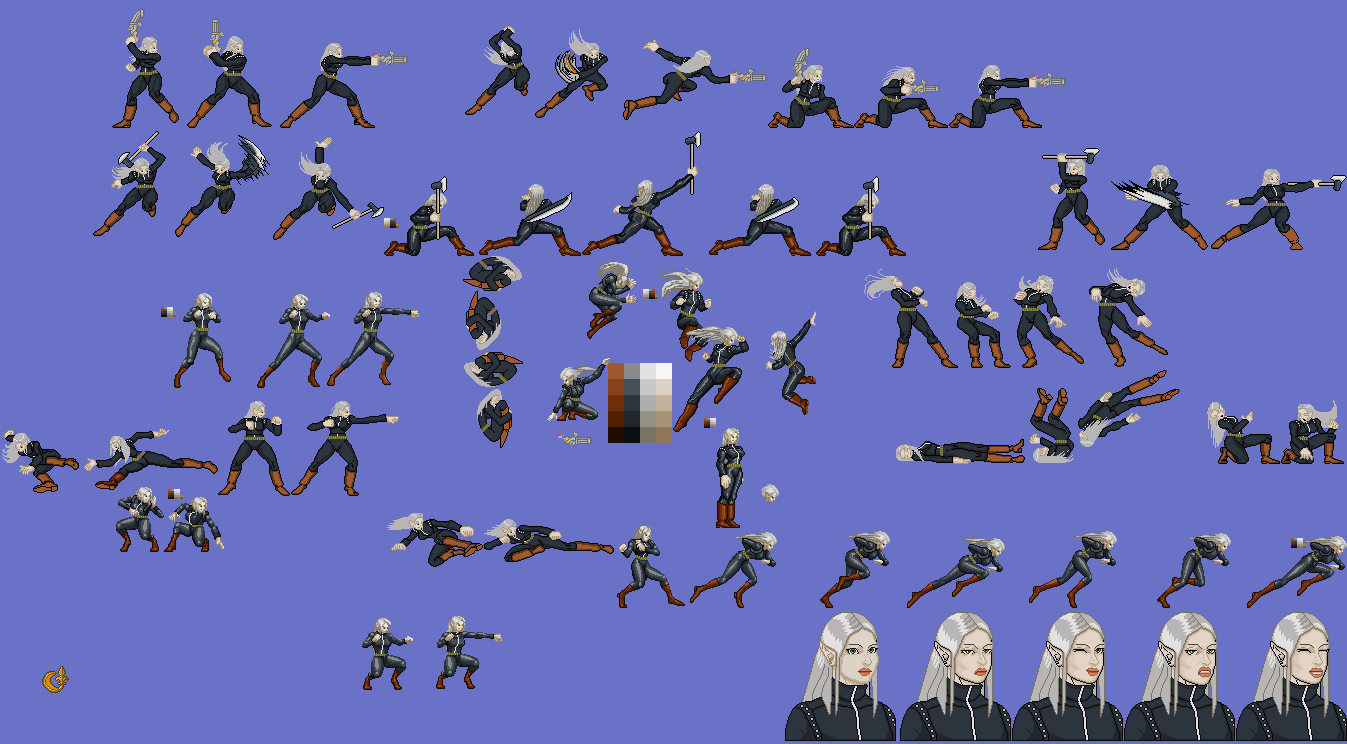
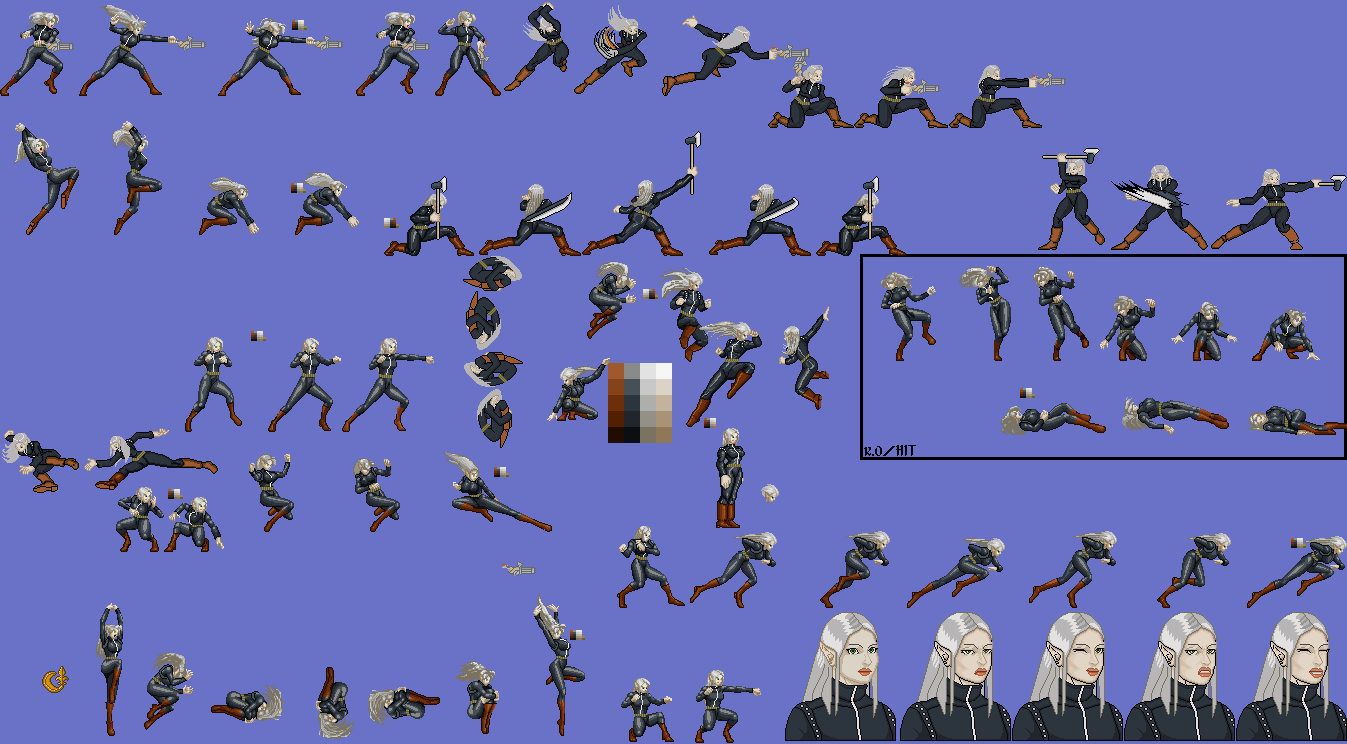
Comparing the layer stacks of the two 1347×744 images. Changes:
painted on "arma Mescladas" (1st of 7, in "Usando metralhadora") over (428, 2, 979, 743)
painted on "arma Mescladas" (2nd of 7, in "Usando metralhadora") over (236, 2, 1132, 704)
painted on "arma Mescladas" (3rd of 7, in "Usando machado") over (13, 128, 1347, 640)
painted on "Pintar camada 1" (1st of 11, in "Usando machado") over (296, 127, 1128, 639)
renamed "arma Mescladas" to "Pintar camada 1", painted on it over (0, 83, 1347, 595)
renamed "arma Mescladas" to "Pintar camada 1", painted on it over (371, 209, 1347, 721)
showed "Copiar de Pintar camada 3" (2nd of 3, in "Hit") over (26, 192, 1347, 512)
added layer "Pintar camada 1" (5th of 11, in "Desarmado") in group "Desarmado" over (497, 2, 1265, 743)
painted on "Pintar camada 1" (6th of 11, in "Desarmado") over (68, 164, 1284, 612)
painted on "Pintar camada 1" (8th of 11, in "Desarmado") over (13, 127, 1347, 703)
painted on "arma Mescladas" (4th of 7, in "Desarmado") over (26, 192, 1347, 576)
moved "Pintar camada 1" (10th of 11) above "WALLJUMP", painted on it over (184, 238, 614, 576)
painted on "Pintar camada 1" (11th of 11) over (44, 207, 1196, 527)
painted on "climb" over (312, 192, 1016, 704)
painted on "Pintar camada 4" over (0, 2, 1344, 743)
added layer "Copiar de arma Mescladas" above "arma Mescladas" over (0, 2, 805, 240)
painted on "arma Mescladas" (6th of 7) over (500, 66, 884, 576)
painted on "Copiar de Mork face" (1st of 4, in "Faces dos dialogos") over (108, 2, 1324, 743)
painted on "Copiar de Mork face" (2nd of 4, in "Faces dos dialogos") over (300, 2, 1132, 743)
painted on "Copiar de Mork face" (3rd of 4, in "Faces dos dialogos") over (0, 2, 1347, 743)
painted on "Copiar de Mork face" (4th of 4, in "Faces dos dialogos") over (172, 2, 1196, 743)
painted on "Mork face" over (428, 2, 940, 743)
painted on "Background" over (0, 2, 1347, 743)
…and 10 more changes (6 painted, 4 removed)
